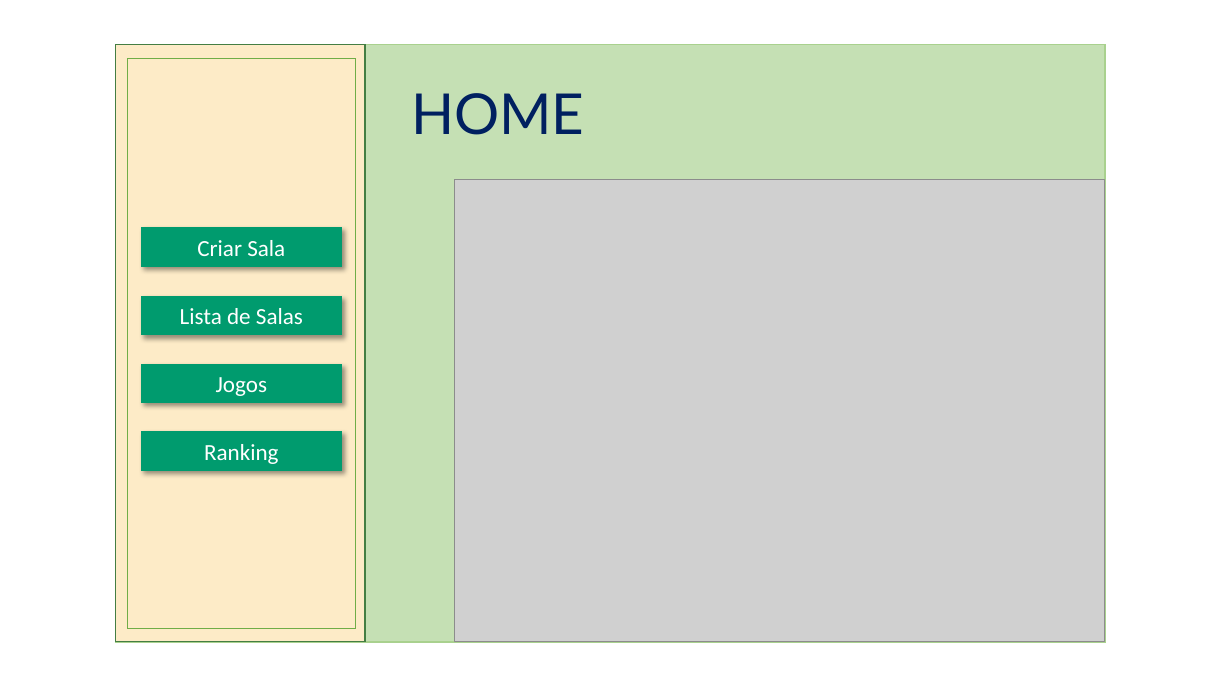
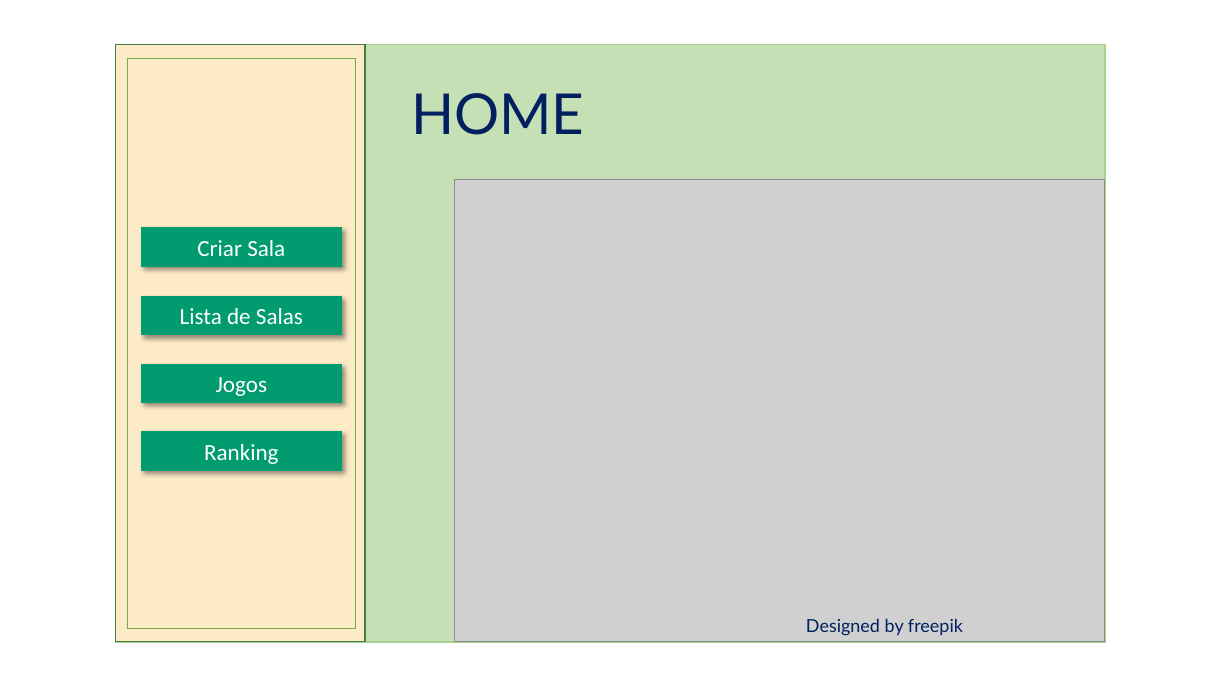
Before and after one commit to NathanReis/FTT-Recicla, a slide deck: slide 6 of Documentacao Projeto/Protótipo_Visual.pptx. Drawn at 1232x693 pixels with LibreOffice and Linux fonts; fonts in the diff are those of the drawing; grey boxes stand for pictures. Boxes give left, top, right and bottom in pixels: in the first picture for what was removed or moved away, otherwise in the second. Text is boxed around its words. In the diff, an @@ line names an element or a change of style, - is before the commit and + after.

```diff
--- a/Documentacao Projeto/Protótipo_Visual.pptx
+++ b/Documentacao Projeto/Protótipo_Visual.pptx
@@ text added at (x1=806, y1=618, x2=963, y2=636), 14 pt, text #002060 @@
+Designed by freepik
```
Also in this commit, not shown: 4 other slides changed.
